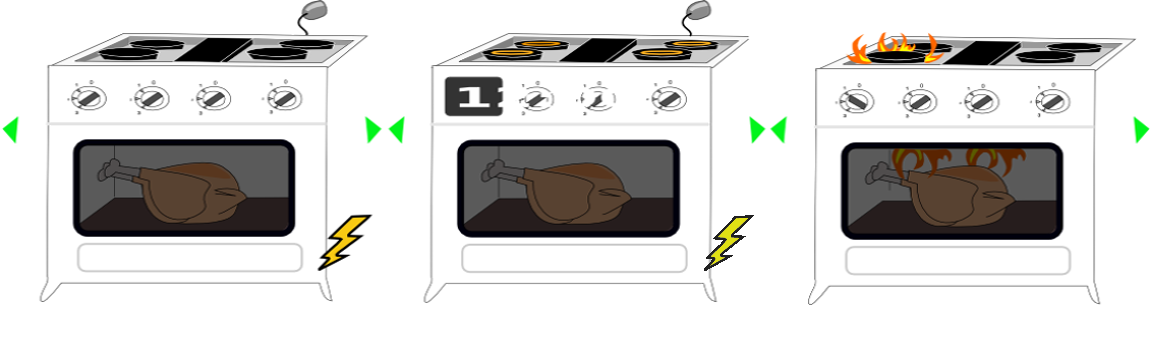
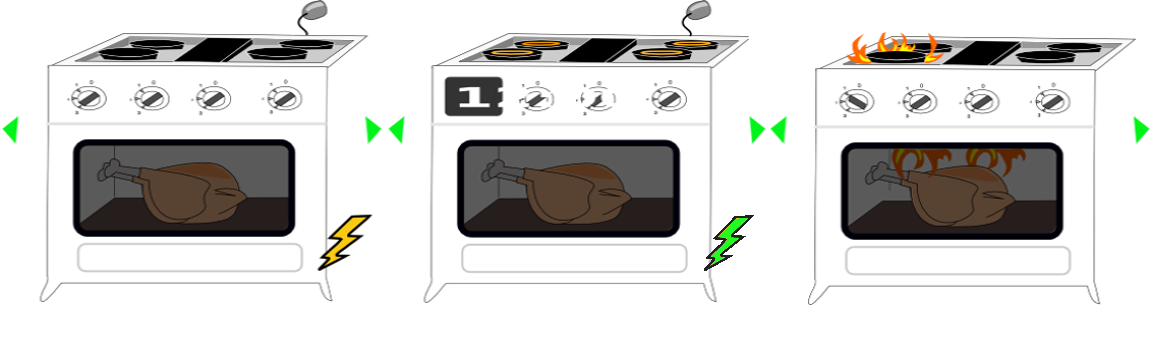
Revision of a layered w=1152, h=352 image; what changed, layer by layer:
painted on "Background" over left=712, top=218, right=748, bottom=264
